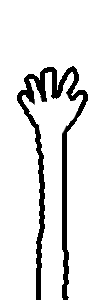
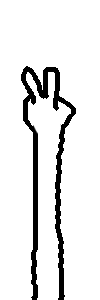
Layer changes from the first 100 x 300 image to the second:
showed "scissors#1", painted on it over [21, 66, 79, 300]
hid "papper" over [17, 66, 88, 300]
